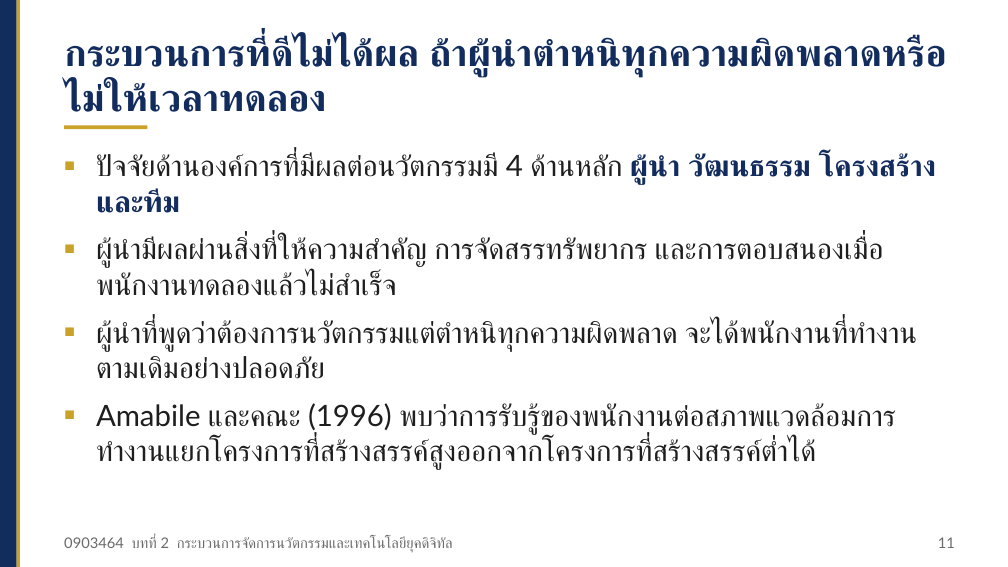
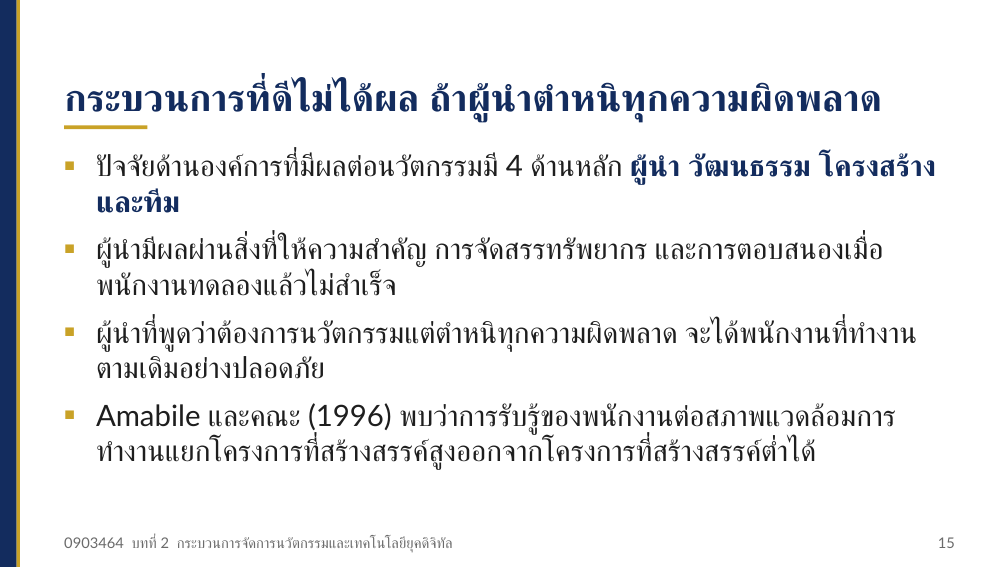
Before and after one commit to Aj-Warawut/academic-web-teaching, a slide deck: slide 15 of ci/files/ci_0903464_บทที่02_สไลด์.pptx (slide 11 before the commit). Drawn at 1008x567 pixels with LibreOffice and Linux fonts; fonts in the diff are those of the drawing. Boxes give left, top, right and bottom in pixels: in the first picture for what was removed or moved away, otherwise in the second. Text is boxed around its words. In the diff, an @@ line names an element or a change of style, - is before the commit and + after.

```diff
--- a/ci/files/ci_0903464_บทที่02_สไลด์.pptx
+++ b/ci/files/ci_0903464_บทที่02_สไลด์.pptx
@@ text at (64, 82, 882, 122): text changed @@
-กระบวนการที่ดีไม่ได้ผล ถ้าผู้นำตำหนิทุกความผิดพลาดหรือไม่ให้เวลาทดลอง
+กระบวนการที่ดีไม่ได้ผล ถ้าผู้นำตำหนิทุกความผิดพลาด
@@ text at (938, 537, 955, 548): text changed @@
-11
+15
```
Also in this commit, not shown: 23 other slides changed, 1 slide added, 25 other files.
